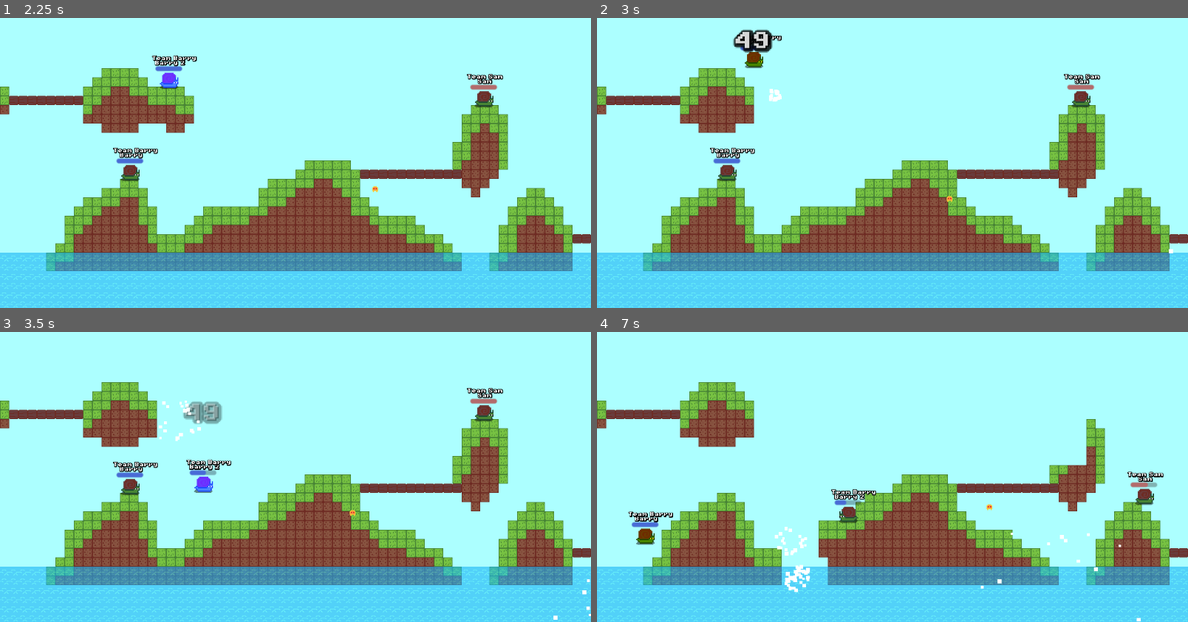
Above: before the commit, frames 1-4 (two rows, left to right).
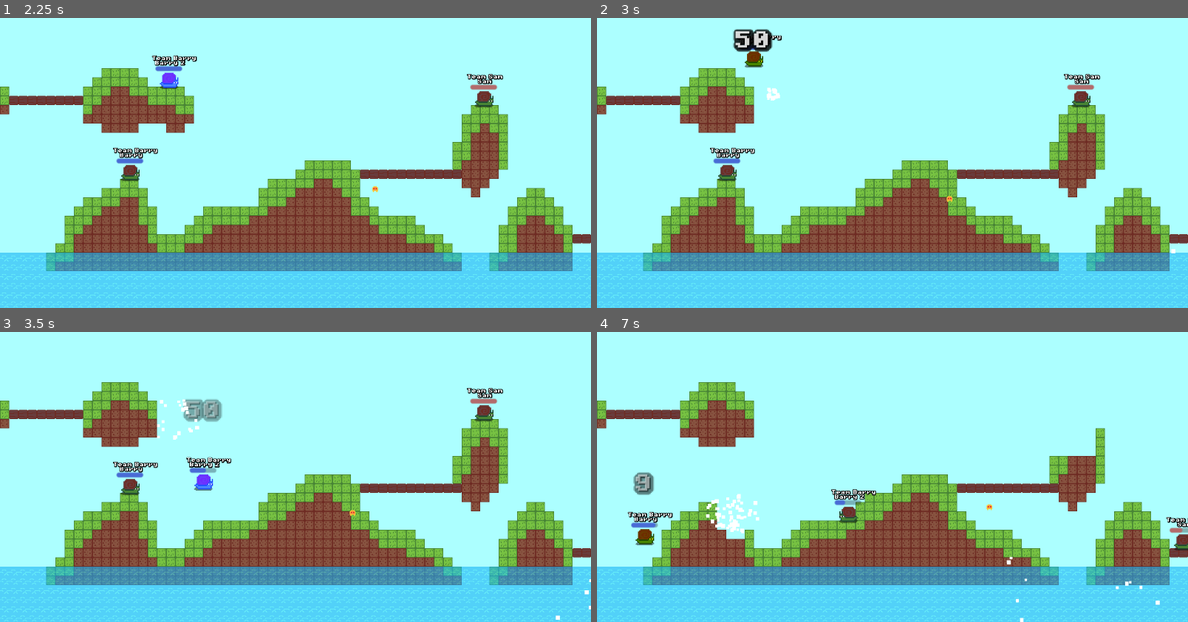
Above: after the commit, the same moments.

Repository: codingbanana21/Snail-Wars
Game: Godot game, scene res://scenes/game.tscn
Two runs of this game, one before a commit and one after it. Both use one fixed random seed, a clock stepped at 60 frames per second and the inputs below.
Inputs (mouse positions are in pixels of both pictures, inside the frame that each line leads up to):
- Up to frame 1 (2.25 s): tap Enter (skip) at 0.5 s; move the mouse to (325, 160) at 0.52 s; press the mouse at (325, 160) at 0.53 s; hold D (right) 0.53-2.03 s; tap W (jump) at 0.77, 1.52 s; tap Space at 1.25 s; move the mouse to (265, 163) at 1.27 s; release the mouse at (265, 163) at 1.28 s; click (265, 163) at 1.35 s; move the mouse to (307, 154) at 2.02 s; press the mouse at (307, 154) at 2.03 s; hold A (left) from 2.03 s (still down); tap Mouse wheel down (last_weapon) at 2.1 s
- Up to frame 2 (3 s): move the mouse to (886, 165) at 2.77 s; release A (left) at 2.78 s; release the mouse at (886, 165) at 2.78 s; hold D (right) from 2.78 s (still down); tap Mouse wheel up (next_weapon) at 2.85 s
- Up to frame 3 (3.5 s): keep holding D (right); tap W (jump) at 3.02 s; click (289, 479) at 3.05 s
- Up to frame 4 (7 s): move the mouse to (933, 477) at 3.52 s; press the mouse at (933, 477) at 3.53 s; tap W (jump) at 3.77, 4.52, 6.02, 6.77 s; move the mouse to (845, 471) at 4.27 s; release D (right) at 4.28 s; release the mouse at (845, 471) at 4.28 s; hold A (left) 4.28-5.03 s; click (845, 471) at 4.35 s; move the mouse to (898, 474) at 5.02 s; press the mouse at (898, 474) at 5.03 s; hold D (right) 5.03-5.78 s; tap Mouse wheel down (last_weapon) at 5.1 s; move the mouse to (868, 468) at 5.77 s; release the mouse at (868, 468) at 5.78 s; hold A (left) from 5.78 s (still down); tap Mouse wheel up (next_weapon) at 5.85 s; click (868, 468) at 6.05 s; move the mouse to (922, 474) at 6.52 s; press the mouse at (922, 474) at 6.53 s

Frame 1 is identical in both runs. In frame 2, 0.4% of the frame differs, in the area x 23-98%, y 3-82%; in frame 3, 0.9%; in frame 4, 4.1%, in the area x 5-100%, y 30-100%.

Commit message:
Change projectile logic

Diff:
--- a/project.godot
+++ b/project.godot
@@ -30,7 +30,7 @@
 
 [input]
 
-click={
+attack={
 "deadzone": 0.2,
 "events": [Object(InputEventMouseButton,"resource_local_to_scene":false,"resource_name":"","device":-1,"window_id":0,"a …(257 unchanged characters)…
 ]
--- a/scripts/player.gd
+++ b/scripts/player.gd
@@ -16,7 +16,7 @@
 const SPEED: float = 12.0
 const PLAYER_GRAVITY: float = 32.0
 
-var projectile_speed: float = 200.0
+var projectile_speed: float = 0.0
 var max_hp: int = 100
 var hp: int = max_hp
 var weapon: int = 1
@@ -62,10 +62,10 @@
 			else:
 				snail.flip_h = false
 
-			if Input.is_action_pressed("click"):
-				projectile_speed += 700.0 * delta
+			if Input.is_action_pressed("attack"):
+				projectile_speed += 8.0 * delta
 
-			if (Input.is_action_just_released("click") or projectile_speed >= 1000) and next_player_timer.is_stopped():
+			if (Input.is_action_just_released("attack") or projectile_speed >= 10.0) and next_player_timer.is_stopped():
 				var projectile: Projectile
 
 				if weapon == 2:
@@ -77,10 +77,10 @@
 
 				projectile.global_position = global_position
 				projectile.look_at(Globals.mouse_position)
-				projectile.speed = projectile_speed
+				projectile.speed *= projectile_speed
 				get_parent().add_child(projectile)
 
-				projectile_speed = 200.0
+				projectile_speed = 0.0
 				next_player_timer.start()
 		else:
 			snail.modulate = Color(1.0, 1.0, 1.0, 1.0)
@@ -121,5 +121,5 @@
 
 func _on_area_2d_body_entered(body: Node2D) -> void:
 	if velocity.y > 700:
-		var fall_damage = int((velocity.y - 700) / 10.0)
+		var fall_damage = int((velocity.y - 600) / 15.0)
 		damage(fall_damage)
--- a/scripts/projectile.gd
+++ b/scripts/projectile.gd
@@ -4,23 +4,24 @@
 @onready var hit_area: Area2D = $HitArea
 
 @export var damage: int = 50
+@export var speed: float = 100.0
 @export var knockback: int = 800
 @export var explosion_size: int = 4
 @export var explosion_accuracy: float = 4
 @export var hp: int = 1
 
 var velocity: Vector2 = Vector2.ZERO
-var speed: float
 
 
 func _ready() -> void:
 	global_position += transform.x * 24
+	velocity += transform.x * speed
 
 
 func _physics_process(delta: float) -> void:
 	velocity.y += gravity * delta
+
 	global_position += velocity * delta
-	global_position += transform.x * speed * delta
 
 	var hit: bool = false
 
@@ -46,7 +47,7 @@
 
 		for body: Node2D in hit_area.get_overlapping_bodies():
 			if body is Player:
-				var hit_power: float = clampf(1.0 / global_position.distance_squared_to(body.global_position) * 1000.0, 0.0001, 1.0)
+				var hit_power: float = clampf(1.0 / global_position.distance_squared_to(body.global_position) * 1000.0, 0.01, 1.0)
 				body.damage(hit_power * damage)
 				body.velocity = -transform.x * hit_power * knockback
 
